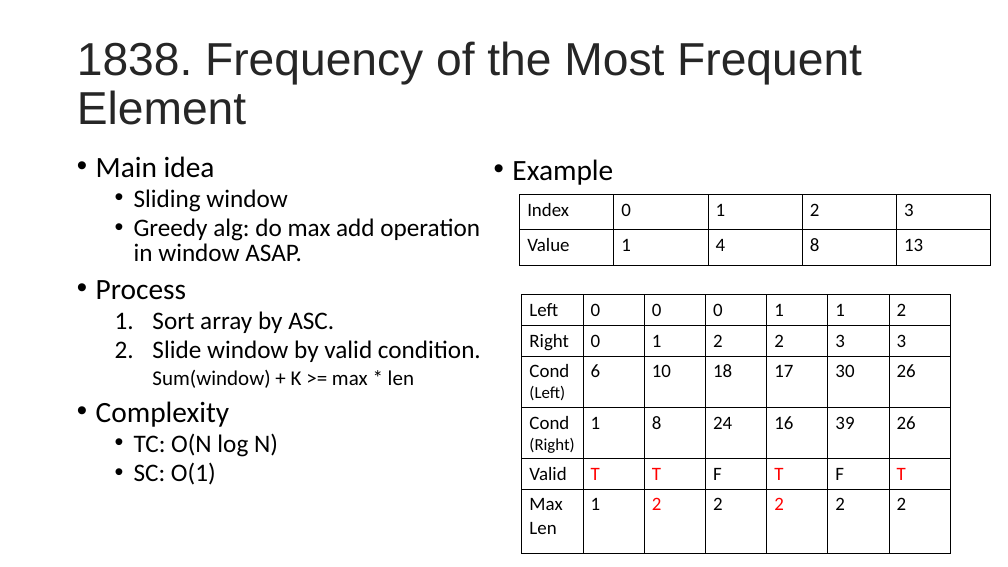
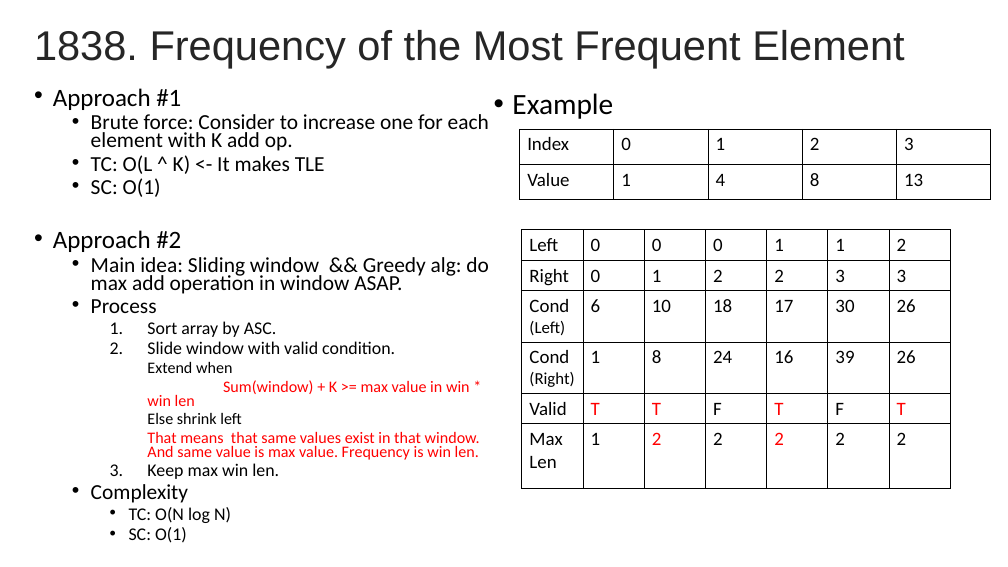
Before and after one commit to tgi01054/leetcode_sol_doc, a slide deck: slide 5 of Alg sketch.pptx (slide 6 before the commit). Drawn at 1008x567 pixels with LibreOffice and Linux fonts; fonts in the diff are those of the drawing. Boxes give left, top, right and bottom in pixels: in the first picture for what was removed or moved away, otherwise in the second. Text is boxed around its words. In the diff, an @@ line names an element or a change of style, - is before the commit and + after.

```diff
--- a/Alg sketch.pptx
+++ b/Alg sketch.pptx
@@ title "1838. Frequency of the Most ...": place and size @@
-title "1838. Frequency of the Most ..." at (77, 41, 862, 125)
+title "1838. Frequency of the Most ..." at (34, 30, 904, 68)
@@ title "1838. Frequency of the Most ..." at (34, 30, 904, 68): size 44 to 39.6 pt @@
@@ text "Approach #1": place and size @@
-text "Approach #1" at (96, 156, 481, 485)
+text "Approach #1" at (53, 88, 489, 543)
@@ text at (53, 88, 489, 294): text changed; size 24 to 20.4 pt @@
-• Main idea
-  • Sliding window
-  • Greedy alg: do max add operation in window ASAP.
+• Approach #1
+  • Brute force: Consider to increase one for each element with K add op.
+  • TC: O(L ^ K) <- It makes TLE
+  • SC: O(1)
+• Approach #2
+  • Main idea: Sliding window && Greedy alg: do max add operation in window ASAP.
@@ 2 tables, 1 text: place and size @@
-2 tables, 1 text at (512, 159, 992, 551)
+2 tables, 1 text at (512, 93, 992, 486)
@@ text at (91, 299, 277, 543): size 28 to 20.4 pt in "Process", "Complexity"; size 24 to 17 pt in "Sort array by ASC.", "TC: O(N log N)", "SC: O(1)"; list level 1 to 2 in "Process"; line spacing 0.8 to 0.7; list level 2 to 3 in "Sort array by ASC."; list level 1 to 2 in "Complexity"; list level 2 to 3 in "TC: O(N log N)"; list level 2 to 3 in "SC: O(1)" @@
@@ text at (147, 341, 480, 479): text changed; size 24 to 15.3 pt; text colour #000000 to #FF0000 @@
-  2. Slide window by valid condition.
-    Sum(window) + K >= max * len
+    2. Slide window with valid condition.
+      Extend when
+      Sum(window) + K >= max value in win * win len
+      Else shrink left
+      That means that same values exist in that window. And same value is max value. Frequency is win len.
+    3. Keep max win len.
```
Also in this commit, not shown: 1 slide removed, 1 other file.
